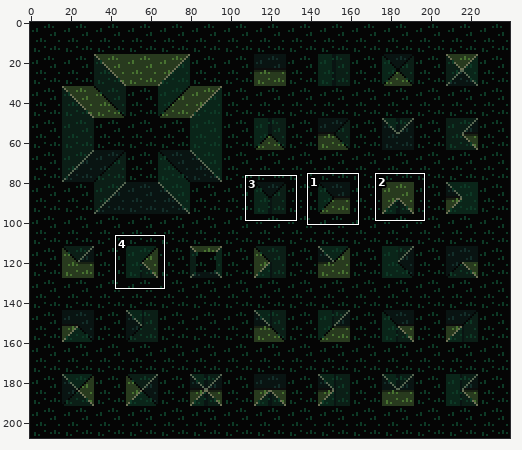
A sprite sheet gets an edit: graphics/images/ramps_grass.png. The first picture is a wide view before the edit; the outline marks the close-up.
Close-up. Earlier state:
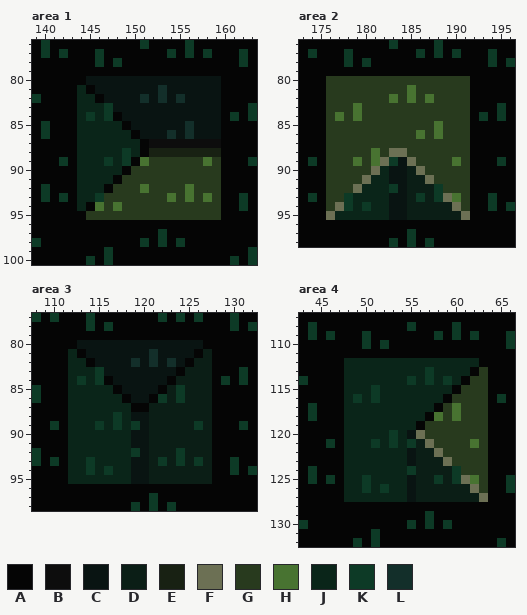
The file is 480x416 pixels, drawn in blocks of 2x2; one block is one cell here. Colours within 5 levels of each other are drawn and written as one. Shown: area 1: x 139..163, y 76..100; area 2: x 173..196, y 76..98; area 3: x 108..132, y 77..98; area 4: x 43..66, y 107..132. The commit also changed other parts of the picture, which this record leaves out.
Palette (. is transparent): A #050505  B #0d0d0d  C #091412  D #0b1e16  E #182113  F #6c7054  G #283a1e  H #487331  J #0a2519  K #0d3a26  L #132f2a
The result:
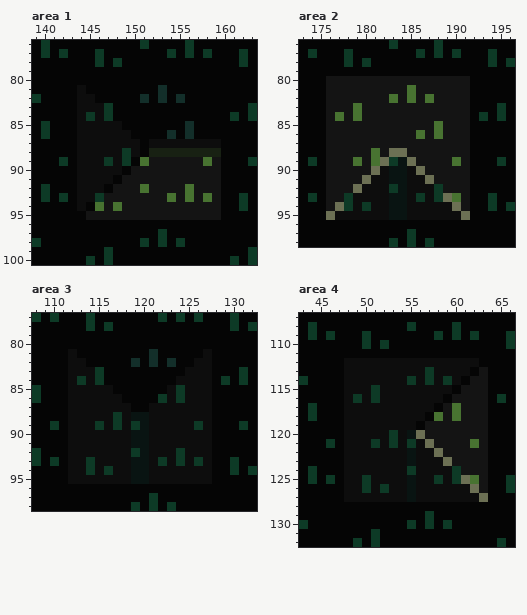
From old to new:
colour G: #283a1e -> #141414
Changed rows in their new state; - is a pixel that keeps its letter.
Area 1:
first column x 144:
 80 -AAAAAAAAAAAAAAA
 81 B-AAAAAAA-AAAAAA
 82 BB-AAAA-A-A-AAAA
 83 BBB-AAAAAAAAAAAA
 84 B-B--AAAAAAAAAAA
 85 BBBBB-AAAAAA-AAA
 86 BBBBBB-AAA-A-AAA
 87 BBBBBBB---------
 88 BBBBB-B---------
 89 BBB-B-----------
 90 BBBBB-----------
 91 BBBB------------
 92 BBB-------------
 93 BB--------------
 94 B---------------
Area 2:
first column x 177:
90 -----B--B-----
91 ----BB--BB----
92 ---BBB--BBB---
93 --BBBB--B-B---
94 --B-BB--BBBBB-
95 BBBBBB--BBBBBB
Area 3:
first column x 112:
80 -AAAAAAAAAAAAAA-
81 B-AAAAAAA-AAAA-B
82 BB-AAAA-A-A-A-BB
83 BBB-AAAAAAAA-BBB
84 B-B--AAAAAA-BBBB
85 BBBBB-AAAA-B-BBB
86 BBBBBB-AA--B-BBB
87 BBBBBBB--BBBBBBB
88 BBBBB-B--BBBBBBB
89 BBB-B-B--BBBBB-B
90 BBBBBBB--BBBBBBB
91 BBBBBBB--BBBBBBB
92 BBBBBBB--BBB-BBB
93 BB-BBBB--B-B-B-B
94 BB-B-BB--BBBBBBB
95 BBBBBBB--BBBBBBB
Area 4:
first column x 48:
112 BBBBBBBBBBBBBBB
113 BBBBBBBBB-BBBB-
114 BBBBBBB-B-B-B--
115 BBB-BBBBBBBB---
116 B-B-BBBBBBB----
117 BBBBBBBBBB-----
118 BBBBBBBBB------
119 BBBBBBBB-------
120 BBBBB-B--------
121 BBB-B-B-B------
122 BBBBBBB-BB-----
123 BBBBBBB-BBB----
124 BBBBBBB-BBBB---
125 BB-BBBB-BB-B---
126 BB-B-BB-BBBBBB-
127 BBBBBBB-BBBBBBB
Pixel boxes of the changes (left, top, right, bottom) in both close-ups:
changed: (77, 76, 221, 220)
changed: (326, 76, 470, 220)
changed: (68, 340, 212, 484)
changed: (344, 358, 488, 502)
